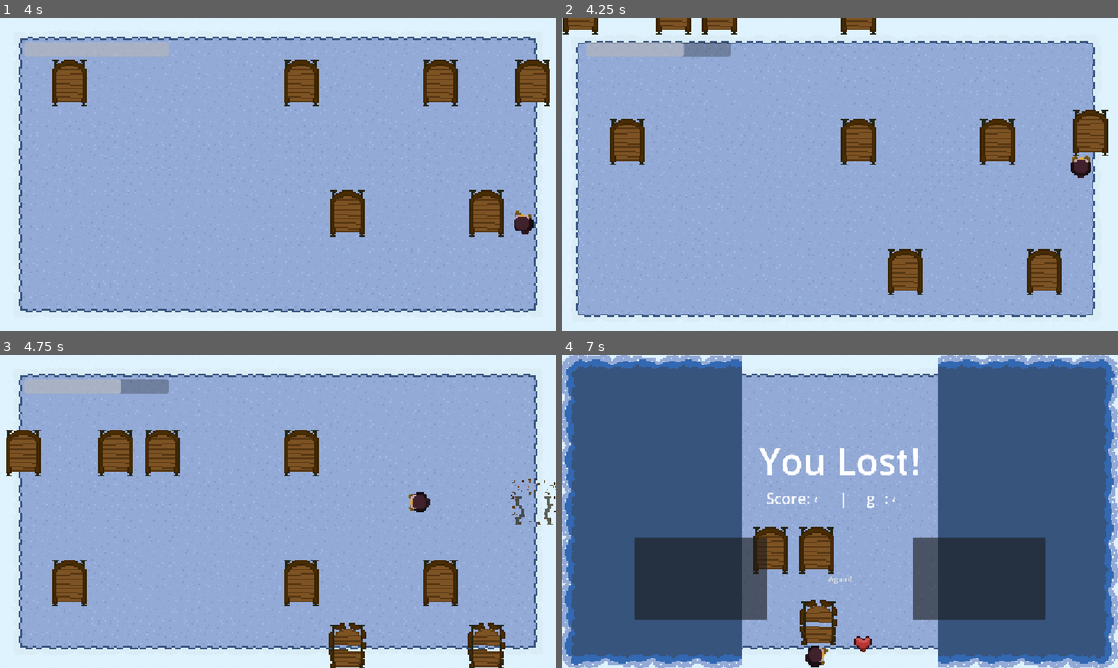
Above: before the commit, frames 1-4 (two rows, left to right).
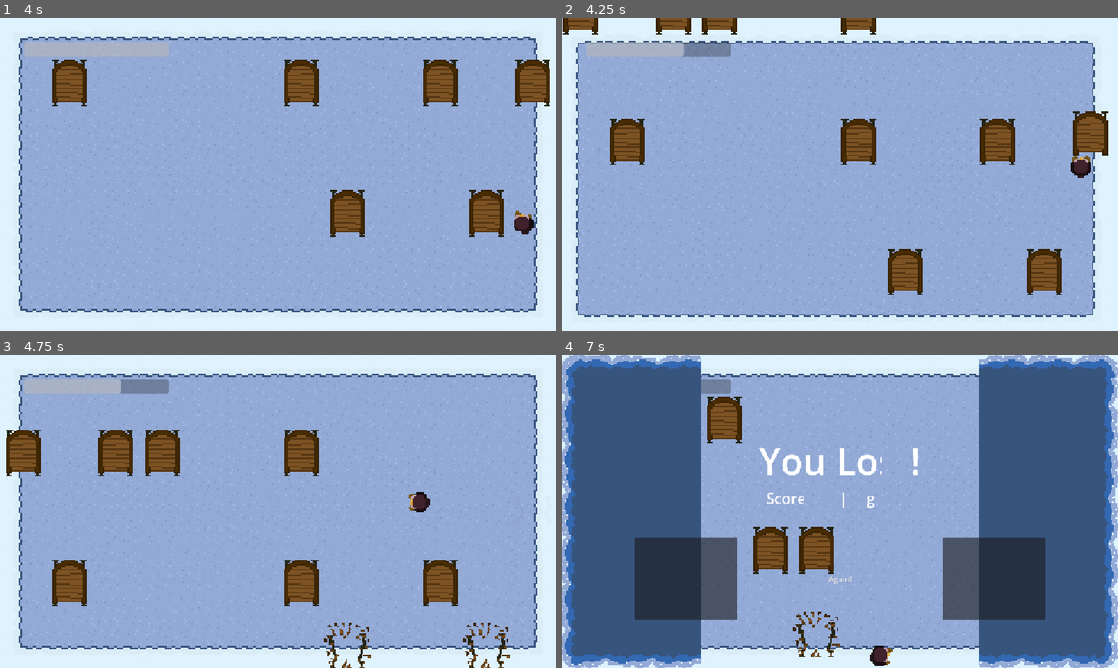
Above: after the commit, the same moments.

Repository: appellatebaton0/siege-9
Game: Godot game, scene res://scenes/main.tscn
Same seed, same stepped clock (60 frames per second), same inputs: the game is played once before the commit and once after it.
Inputs (mouse positions are in pixels of both pictures, inside the frame that each line leads up to):
- Up to frame 1 (4 s): tap Enter at 0.5 s; hold D (Right) 0.53-1.25 s; click (278, 240) at 1.25 s; hold S (Down) 2.03-2.78 s; tap Space at 2.75 s; hold D (Right) 2.78-3.53 s; hold W (Up) from 3.53 s (still down)
- Up to frame 2 (4.25 s): keep holding W (Up)
- Up to frame 3 (4.75 s): release W (Up) at 4.28 s; hold A (Left) from 4.28 s (still down)
- Up to frame 4 (7 s): release A (Left) at 5.78 s; hold S (Down) 5.78-6.53 s; hold D (Right) from 6.53 s (still down)

Frame 1 is identical in both runs. In frame 2, less than 0.1% of the frame differs, in the area x 91-99%, y 29-44%; in frame 3, 1.7%; in frame 4, 18%, in the area x 25-75%, y 0-100%.
Error after the commit: Invalid access to property or key 'finished' on a base object of type 'null instance'. (res://scripts/health.gd:13)

Commit message:
v0.20 - Impact SFX
Added a sound effect for getting hit.

Diff:
--- a/scenes/main.tscn
+++ b/scenes/main.tscn
@@ -7,6 +7,7 @@
 [ext_resource type="Texture2D" uid="uid://dwk1qyv1iicod" path="res://assets/textures/player.png" id="4_jyhfs"]
 [ext_resource type="Script" uid="uid://b712jeklcdt5u" path="res://scripts/animator.gd" id="5_tbgi4"]
 [ext_resource type="Script" uid="uid://d35q5rd2biqno" path="res://scripts/reset.gd" id="6_tefeu"]
+[ext_resource type="AudioStream" uid="uid://cqywb3boeyyuk" path="res://assets/audio/impact.wav" id="6_trceg"]
 [ext_resource type="Script" uid="uid://tm1u65q3c0r0" path="res://scripts/camera.gd" id="6_ya4ey"]
 [ext_resource type="Script" uid="uid://cepwk8rw6husm" path="res://scripts/healthbar.gd" id="7_choun"]
 [ext_resource type="Shader" uid="uid://be3xbtvi7kqcf" path="res://shaders/fade.gdshader" id="7_o6xl0"]
@@ -88,6 +89,12 @@
 "speed": 12.0
 }]
 
+[sub_resource type="AudioStreamRandomizer" id="AudioStreamRandomizer_trceg"]
+random_pitch = 1.2
+random_volume_offset_db = 1.0
+streams_count = 1
+stream_0/stream = ExtResource("6_trceg")
+
 [sub_resource type="RectangleShape2D" id="RectangleShape2D_sugp2"]
 size = Vector2(20, 265)
 
@@ -371,11 +378,15 @@
 texture_filter = 1
 rotation = 1.5707964
 sprite_frames = SubResource("SpriteFrames_85g3d")
-frame_progress = 0.23412812
+frame_progress = 0.2810483
 
 [node name="END" type="Node" parent="Player"]
 script = ExtResource("5_tbgi4")
 anim_name = "lose"
+
+[node name="AudioStreamPlayer2D" type="AudioStreamPlayer2D" parent="Player"]
+stream = SubResource("AudioStreamRandomizer_trceg")
+volume_db = 12.0
 
 [node name="Camera2D" type="Camera2D" parent="." groups=["Camera"]]
 position = Vector2(192, 108)
@@ -417,6 +428,7 @@
 
 [node name="Reset" type="Node" parent="CanvasLayer"]
 script = ExtResource("6_tefeu")
+r = true
 
 [node name="Control" type="Control" parent="CanvasLayer"]
 layout_mode = 3
@@ -578,13 +590,14 @@
 [node name="AudioStreamPlayer" type="AudioStreamPlayer" parent="."]
 stream = ExtResource("12_eb6dy")
 
+[connection signal="damaged" from="Player" to="Player/AudioStreamPlayer2D" method="play"]
 [connection signal="died" from="Player" to="Player/END" method="animate"]
 [connection signal="button_down" from="CanvasLayer/Control/StartScreen/MarginContainer/VBoxContainer/MarginContainer/Start" to="CanvasLayer/Down" method="play"]
 [connection signal="button_up" from="CanvasLayer/Control/StartScreen/MarginContainer/VBoxContainer/MarginContainer/Start" to="CanvasLayer/Up" method="play"]
 [connection signal="play" from="CanvasLayer/Control/StartScreen/MarginContainer/VBoxContainer/MarginContainer/Start" to="AudioStreamPlayer" method="play"]
 [connection signal="pressed" from="CanvasLayer/Control/StartScreen/MarginContainer/VBoxContainer/MarginContainer/Start" to="CanvasLayer/Reset" method="reset"]
+[connection signal="pressed" from="CanvasLayer/Control/StartScreen/MarginContainer/VBoxContainer/MarginContainer/Start" to="CanvasLayer/Control/StartScreen/MarginContainer/VBoxContainer/MarginContainer/Start" method="animate"]
 [connection signal="pressed" from="CanvasLayer/Control/StartScreen/MarginContainer/VBoxContainer/MarginContainer/Start" to="CanvasLayer/Control/StartScreen/MarginContainer/VBoxContainer/MarginContainer/Start" method="_play"]
-[connection signal="pressed" from="CanvasLayer/Control/StartScreen/MarginContainer/VBoxContainer/MarginContainer/Start" to="CanvasLayer/Control/StartScreen/MarginContainer/VBoxContainer/MarginContainer/Start" method="animate"]
 [connection signal="button_down" from="CanvasLayer/Control/LoseScreen/MarginContainer/VBoxContainer/MarginContainer/Retry" to="CanvasLayer/Down" method="play"]
 [connection signal="button_up" from="CanvasLayer/Control/LoseScreen/MarginContainer/VBoxContainer/MarginContainer/Retry" to="CanvasLayer/Up" method="play"]
 [connection signal="pressed" from="CanvasLayer/Control/LoseScreen/MarginContainer/VBoxContainer/MarginContainer/Retry" to="CanvasLayer/Reset" method="reset"]
--- a/scenes/sleds/sled1.tscn
+++ b/scenes/sleds/sled1.tscn
@@ -8,10 +8,6 @@
 [ext_resource type="AudioStream" uid="uid://d2mjwuf7it43m" path="res://assets/audio/crunch4.wav" id="6_wudxe"]
 [ext_resource type="AudioStream" uid="uid://b33ycfel5emw4" path="res://assets/audio/crunch5.wav" id="7_4pa46"]
 [ext_resource type="AudioStream" uid="uid://nkc61kgb18wo" path="res://assets/audio/crunch6.wav" id="8_u8nap"]
-
-[sub_resource type="AtlasTexture" id="AtlasTexture_1i3sy"]
-atlas = ExtResource("2_1i3sy")
-region = Rect2(0, 0, 32, 32)
 
 [sub_resource type="AtlasTexture" id="AtlasTexture_tww6r"]
 atlas = ExtResource("2_1i3sy")
@@ -52,13 +48,10 @@
 [sub_resource type="SpriteFrames" id="SpriteFrames_4pa46"]
 animations = [{
 "frames": [{
-"duration": 1.0,
-"texture": SubResource("AtlasTexture_1i3sy")
-}, {
-"duration": 1.0,
+"duration": 0.6,
 "texture": SubResource("AtlasTexture_tww6r")
 }, {
-"duration": 1.0,
+"duration": 0.6,
 "texture": SubResource("AtlasTexture_1pgsc")
 }, {
 "duration": 1.0,
@@ -118,6 +111,7 @@
 [node name="Sprite2D" type="AnimatedSprite2D" parent="."]
 texture_filter = 1
 sprite_frames = SubResource("SpriteFrames_4pa46")
+animation = &"crash"
 autoplay = "default"
 
 [node name="CollisionShape2D" type="CollisionShape2D" parent="."]
--- a/scripts/health.gd
+++ b/scripts/health.gd
@@ -1,11 +1,16 @@
 class_name Health extends Area2D
 
 @onready var player:Player = get_tree().get_first_node_in_group("Player")
+@onready var cs := $CollisionShape2D
+@onready var p:GPUParticles2D = $GPUParticles2D
 
 var time = 0.0
 var max_time = 5.0
 
 var subtime = 0.0
+
+func _ready() -> void:
+	p.finished.connect(queue_free)
 
 func _process(delta: float) -> void:
 	time = move_toward(time, max_time, delta)
@@ -17,8 +22,15 @@
 
 	if time >= max_time: end()
 
+	if player.health == 0:
+		end()
+
 func _on_body_entered(_body: Node2D) -> void:
 	player.heal()
 	end()
 
-func end(): queue_free()
+func end():
+	if cs: cs.queue_free()
+
+	$AnimatedSprite2D.visible = false
+	$GPUParticles2D.emitting = true
--- a/scripts/player.gd
+++ b/scripts/player.gd
@@ -1,6 +1,7 @@
 class_name Player extends CharacterBody2D
 
 signal died
+signal damaged
 
 @export var invi = 1.0
 var i_time = 0.0
@@ -21,6 +22,7 @@
 @onready var cam:Camera = get_tree().get_first_node_in_group("Camera")
 func damage(amnt := 1):
 	if i_time > 0.0: return
+	damaged.emit()
 
 	cam.apply_shake()
 	health -= amnt
--- a/scripts/reset.gd
+++ b/scripts/reset.gd
@@ -1,6 +1,12 @@
 extends Node
 
+@export var r := false
 @onready var player:Player = get_tree().get_first_node_in_group("Player")
+
+func _process(delta: float) -> void:
+	if r:
+		reset()
+		r = false
 
 func reset():
 	player.reset()
--- a/scripts/sled.gd
+++ b/scripts/sled.gd
@@ -5,11 +5,16 @@
 
 @onready var speed = 90
 
+@onready var s := $AudioStreamPlayer2D
+
 func _physics_process(delta: float) -> void:
 
 	velocity.y = speed * 100.0 * delta
 
 	move_and_slide()
+
+	if player.health == 0 and s != null:
+		s.queue_free()
 
 func _on_body_entered(body: Node2D) -> void:
 	# KYS.
Not shown, added: assets/audio/impact.wav.import
Not shown: 1 places in scenes/main.tscn that only renumber resources
Not shown: 1 places in scenes/sleds/sled1.tscn that only renumber resources
Not shown, changed: README.md
Not shown, added: assets/audio/impact.wav
